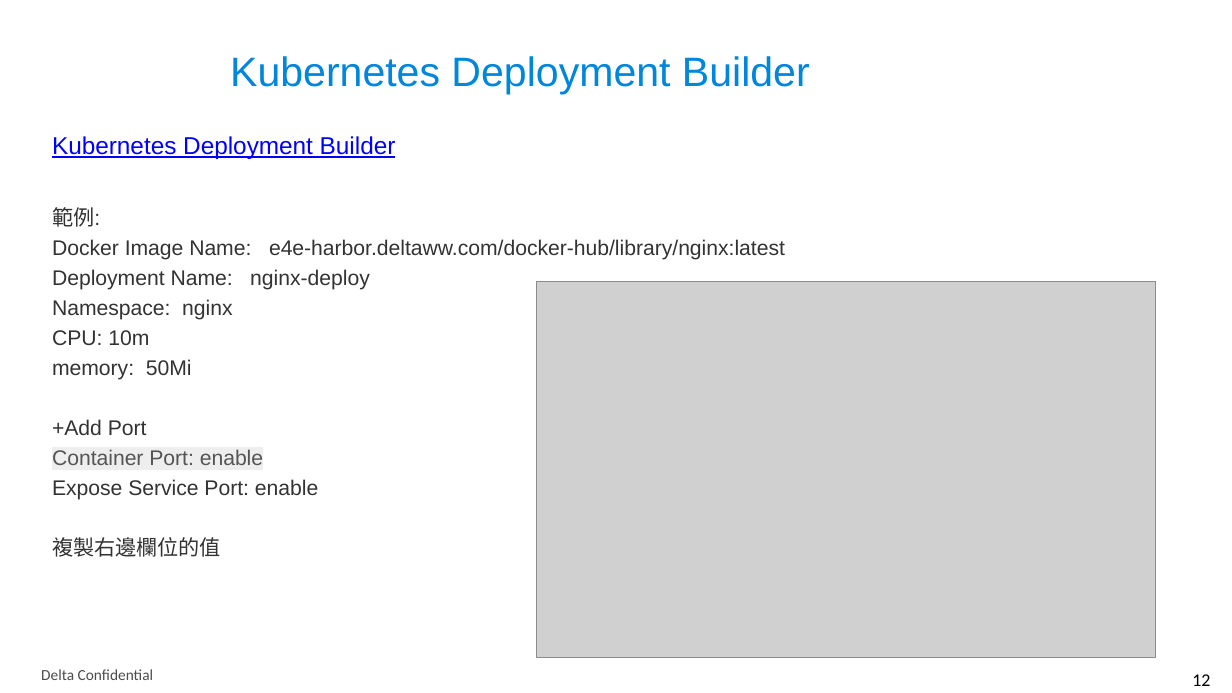
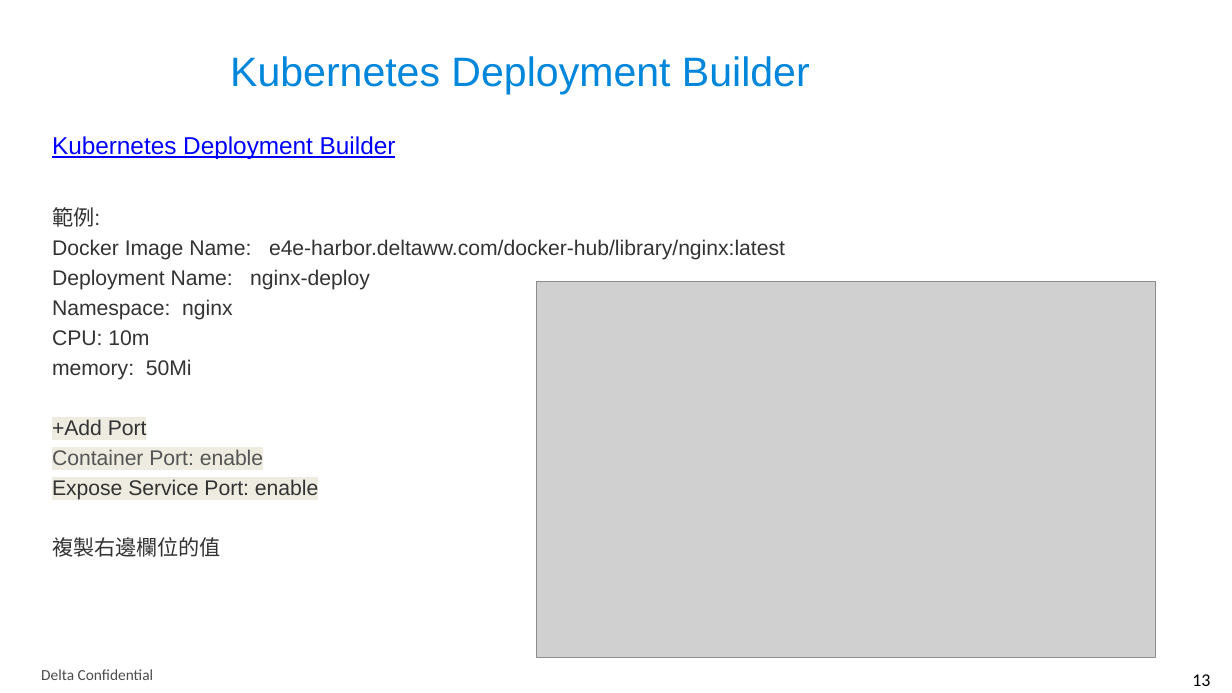
Before and after one commit to thiefjim/deltawwK8sExerciseWorkshop, a slide deck: slide 13 of K8s Exercise workshop.pptx (slide 12 before the commit). Drawn at 1232x693 pixels with LibreOffice and Linux fonts; fonts in the diff are those of the drawing; grey boxes stand for pictures; background and template pictures are left out. Boxes give left, top, right and bottom in pixels: in the first picture for what was removed or moved away, otherwise in the second. Text is boxed around its words. In the diff, an @@ line names an element or a change of style, - is before the commit and + after.

```diff
--- a/K8s Exercise workshop.pptx
+++ b/K8s Exercise workshop.pptx
@@ text at (x1=52, y1=419, x2=318, y2=500): highlight #FFFFFF to #EEECE1 in "+Add Port", "Expose Service Port: enable"; highlight #EEEEEE to #EEECE1 in "Container Port: enable" @@
@@ page number at (x1=1192, y1=674, x2=1210, y2=686): text changed @@
-12
+13
```
Also in this commit, not shown: 2 other slides changed, 1 slide added.
